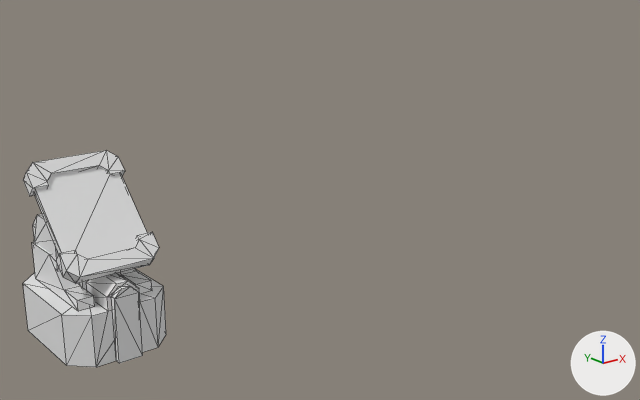
The Blender file unit_raws/solar_cell/solar_cell.blend, before and after one commit.
Rendered twice from a 50 mm camera at (-19.1, -45.9, 20.6) aimed at (24.5, 8.6, -1.2). Arrows for +X, +Y and +Z are at lower right; the lights stay in place. Mesh edges are drawn as thin lines.

The first picture shows 'basic array'.
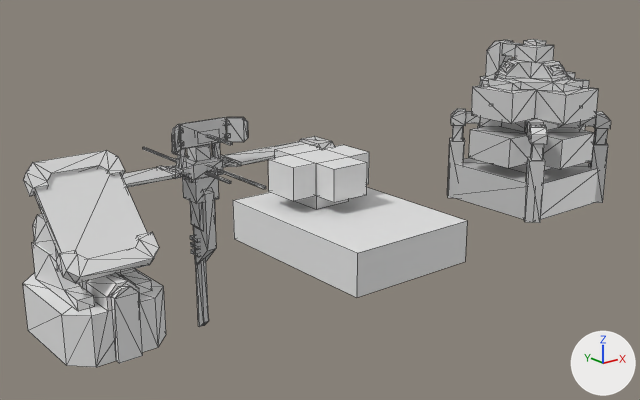
The newer file is also turned or shifted as a whole; pictures and numbers use the older file's frame.

The change, as a diff of the scene's bpy script:
```diff
--- a/unit_raws/solar_cell/solar_cell.blend.py
+++ b/unit_raws/solar_cell/solar_cell.blend.py
@@ mat_orbitalradar @@
+mat_orbitalradar = principled_material('orbitalradar')
+mat_orbitalradar.base_color = (0.8, 0.8, 0.8)  # white #e7e7e7
+mat_orbitalradar.metallic = 0.5
+mat_orbitalradar.specular_ior_level = 0.0
@@ mat_pgen @@
+mat_pgen = principled_material('pgen')
+mat_pgen.base_color = (0.8, 0.8, 0.8)  # white #e7e7e7
+mat_pgen.metallic = 0.5
+mat_pgen.specular_ior_level = 0.0
@@ me_plane_001 @@
+me_plane_001.from_pydata(...)  # 36 vertices, 30 faces; spans x -5.0..5.0, y -7.0..7.0, z -2.0..4.4
@@ me_radar_satellite @@
+me_radar_satellite.from_pydata(...)  # 424 vertices, 648 faces; spans x -14.0..14.0, y -9.0..9.0, z -15.8..4.2
+me_radar_satellite.materials.append(mat_orbitalradar)  # its picture is missing
@@ me_energy_plant @@
+me_energy_plant.from_pydata(...)  # 368 vertices, 505 faces; spans x -5.0..5.0, y -5.0..5.0, z -1.98..11.41
+me_energy_plant.materials.append(mat_pgen)  # its picture is missing
@@ ob_plane @@
+ob_plane = bpy.data.objects.new('Plane', me_plane_001)
+ob_plane.location = (20.0, 0.0, 0.0)
@@ ob_radar_satellite @@
+ob_radar_satellite = bpy.data.objects.new('radar_satellite', me_radar_satellite)
+ob_radar_satellite.location = (20.0, 20.0, 0.0)
@@ ob_energy_plant @@
+ob_energy_plant = bpy.data.objects.new('energy_plant', me_energy_plant)
+ob_energy_plant.location = (40.0, 0.0, 0.0)
```

Location of each change, (x1, y1, x2, y2) in pixels of the pictures (640 x 400 px):
'Plane', added
    after: (233, 144, 467, 297)
'energy_plant', added
    after: (447, 39, 611, 223)
'radar_satellite', added
    after: (39, 117, 334, 327)
